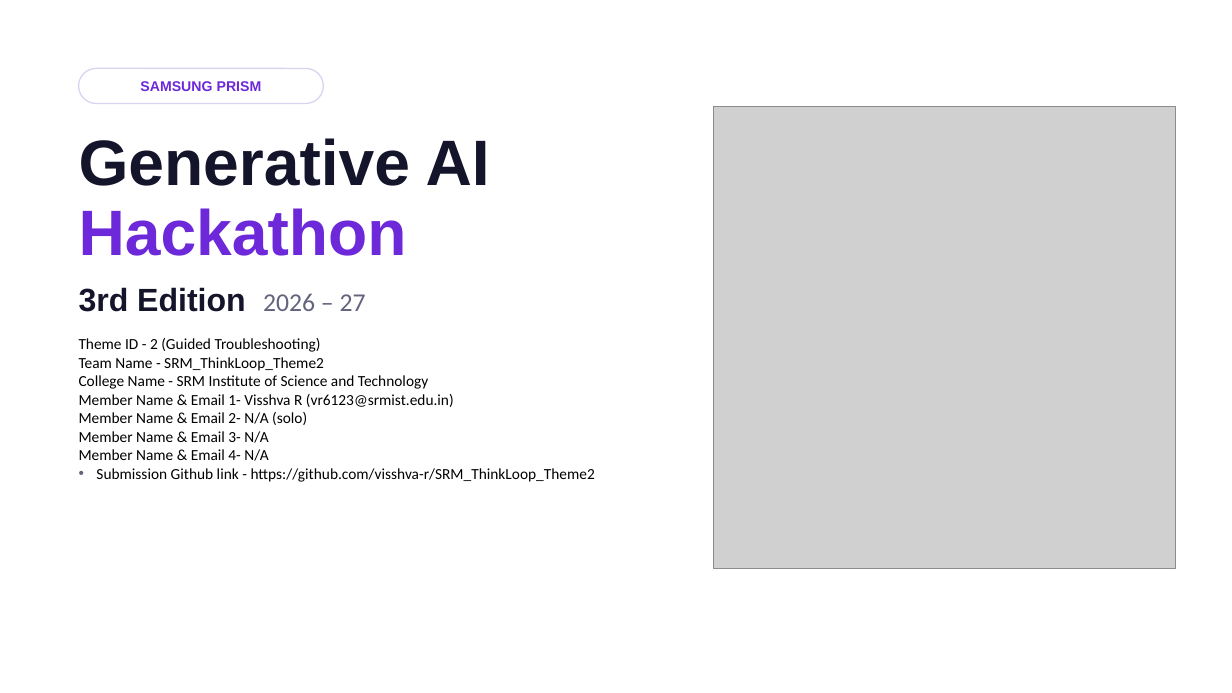
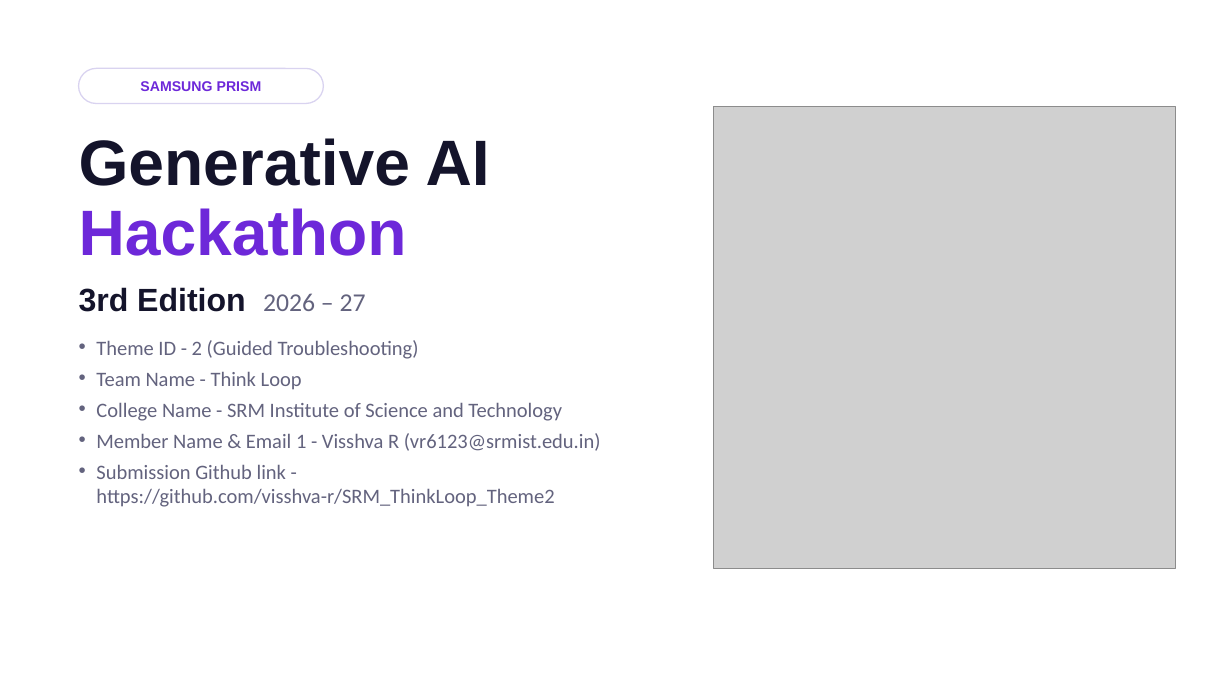
Before and after one commit to visshva-r/SRM_ThinkLoop_Theme2, a slide deck: slide 1 of submission/SRM_ThinkLoop_Submission.pptx. Drawn at 1232x693 pixels with LibreOffice and Linux fonts; fonts in the diff are those of the drawing; grey boxes stand for pictures. Boxes give left, top, right and bottom in pixels: in the first picture for what was removed or moved away, otherwise in the second. Text is boxed around its words. In the diff, an @@ line names an element or a change of style, - is before the commit and + after.

Commit message:
Replace submission PPT and AI disclosure with manually edited templates.

```diff
--- a/submission/SRM_ThinkLoop_Submission.pptx
+++ b/submission/SRM_ThinkLoop_Submission.pptx
@@ text at (x1=96, y1=340, x2=601, y2=507): text changed; size 12 to 16 pt; text colour #000000 to #63637E @@
-• Theme ID - 2 (Guided Troubleshooting)
-  Team Name - SRM_ThinkLoop_Theme2
-  College Name - SRM Institute of Science and Technology
-  Member Name & Email 1- Visshva R (vr6123@srmist.edu.in)
-  Member Name & Email 2- N/A (solo)
-  Member Name & Email 3- N/A
-  Member Name & Email 4- N/A
-  Submission Github link - https://github.com/visshva-r/SRM_ThinkLoop_Theme2
+• Theme ID - 2 (Guided Troubleshooting)
+• Team Name - Think Loop
+• College Name - SRM Institute of Science and Technology
+• Member Name & Email 1 - Visshva R (vr6123@srmist.edu.in)
+• Submission Github link - https://github.com/visshva-r/SRM_ThinkLoop_Theme2
```
Also in this commit, not shown: 10 other slides changed, 1 other file.
